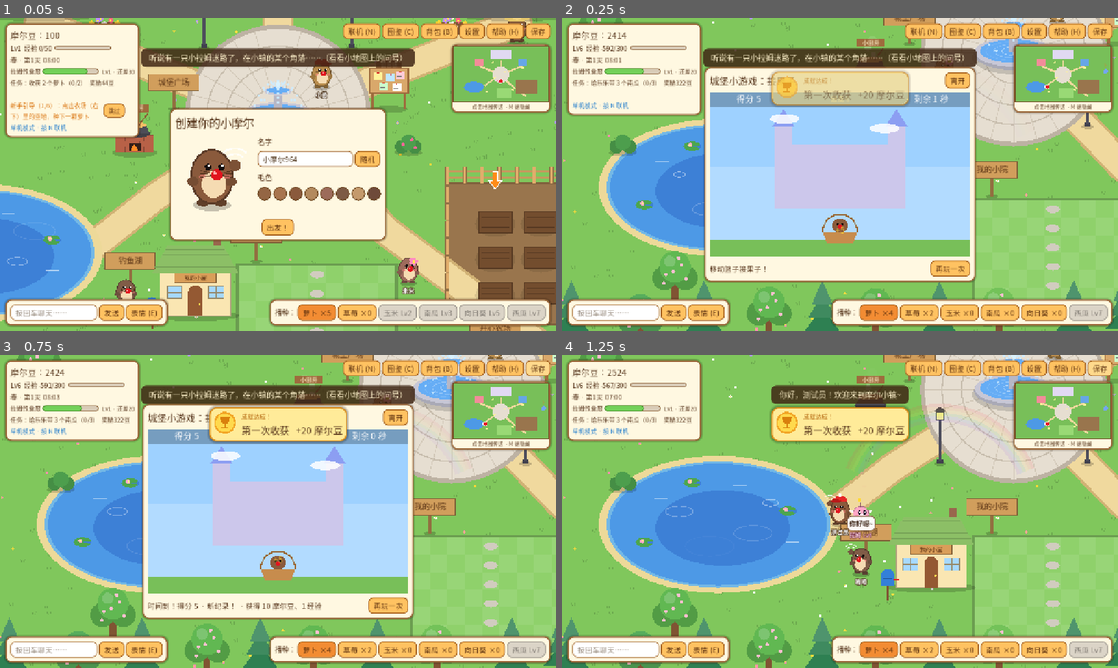
Above: before the commit, frames 1-4 (two rows, left to right).
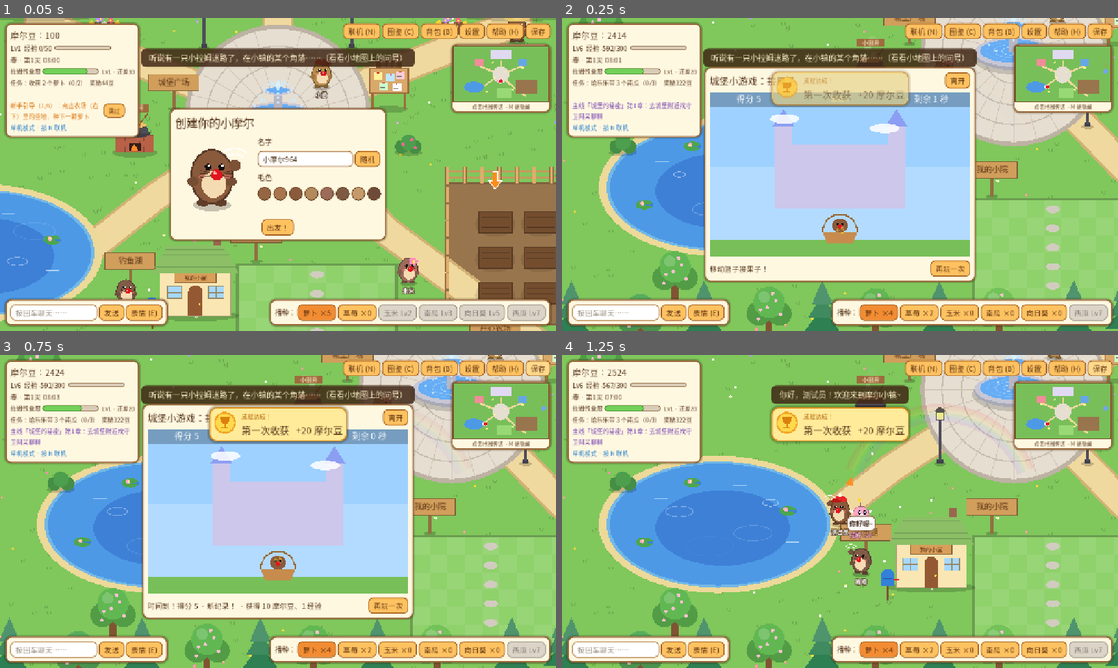
Above: after the commit, the same moments.

Repository: wangchaozhi/mole-town
Game: Godot game, scene res://tests/smoke_test.tscn
Same seed, same stepped clock (60 frames per second), same inputs: the game is played once before the commit and once after it. This scene is started directly instead of the project's main scene.
Inputs:
- Up to frame 1 (0.05 s): no input
- Up to frame 2 (0.25 s): no input
- Up to frame 3 (0.75 s): click "保存" at 0.5 s
- Up to frame 4 (1.25 s): no input

Frame 1 is identical in both runs. In frame 2, 2.3% of the frame differs, in the area x 0-26%, y 26-39%; in frame 3, 2.2%; in frame 4, 2.2%.

Commit message:
新增主线剧情「城堡的秘密」
- 新手引导完成并升到 2 级后开始，共 6 章：找守卫阿呆 → 在湖里钓 3 次（钓出国王的旧钥匙）→ 交给国王 → 做一道菜 → 送给国王听故事 → 晚上 9 点后去湖边
- 每章推进时弹出剧情对话（和 NPC 说话时剧情对话代替平常的对话），状态栏显示章节和进度，引导箭头指向目标（城堡大厅里也会指向国王）
- 完成奖励：专属帽子「星星发卡」（代码绘制，商店不卖）、300 摩尔豆、100 经验、成就「城堡的秘密」
- 「时尚达人」只统计商店里的帽子；剧情进度随存档保存；冒烟测试加入剧情检查

Co-Authored-By: Claude Opus 5.5 <noreply@anthropic.com>

Diff:
--- a/scripts/game_state.gd
+++ b/scripts/game_state.gd
@@ -42,6 +42,7 @@
 	"flower": {"name": "小花发卡", "price": 150},
 	"crown": {"name": "小王冠", "price": 500, "level": 6},
 	"wizard": {"name": "魔法帽", "price": 800, "level": 8},
+	"star_pin": {"name": "星星发卡", "price": 0, "level": 1, "shop": false},  # 主线剧情奖励
 }
 
 const LAHM_FRUIT_PRICE := 15
@@ -130,6 +131,7 @@
 		minutes -= DAY_MINUTES
 		_start_new_day()
 	lahm_hunger = maxf(0.0, lahm_hunger - delta * (0.2 if lahm_level >= 2 else 0.25))
+	_maybe_start_story()
 	_update_weather(delta)
 
 
@@ -303,7 +305,7 @@
 	var data := {
 		"beans": beans, "inventory": inventory, "selected_seed": selected_seed,
 		"hat": hat, "owned_hats": owned_hats, "rod_level": rod_level, "has_sprinkler": has_sprinkler, "has_greenhouse": has_g …(200 unchanged characters)…
-		"day": day, "minutes": minutes, "quest": quest, "quests_done": quests_done, "help_today": help_today, "tutorial_step": tutorial_step, "weekly_week": weekly_week, "weekly_base" …(396 unchanged characters)…
+		"day": day, "minutes": minutes, "quest": quest, "quests_done": quests_done, "help_today": help_today, "tutorial_step": tutorial_step, "story_step": story_step, "story_count": story_count, "weekly_week": weekly_week, "weekly_base" …(396 unchanged characters)…
 		"player_name": player_name, "body_color": body_color,
 		"plots": plots, "home": home, "board": board, "mail": mail, "npc_affinity": npc_affinity, "npc_gift_day": npc_gift_day, "saved_at": Time.get_unix_time_from_system(),
 	}
@@ -345,6 +347,8 @@
 	quests_done = int(data.get("quests_done", 0))
 	help_today = int(data.get("help_today", 0))
 	tutorial_step = int(data.get("tutorial_step", -1))
+	story_step = int(data.get("story_step", -2))
+	story_count = int(data.get("story_count", 0))
 	weekly_week = int(data.get("weekly_week", -1))
 	weekly_base = int(data.get("weekly_base", 0))
 	weekly_claimed = bool(data.get("weekly_claimed", false))
@@ -535,6 +539,8 @@
 	board = []
 	tutorial_step = 0
 	mail = []
+	story_step = -2
+	story_count = 0
 	achievements = []
 	raining = false
 	weather_timer = 60.0
@@ -566,6 +572,7 @@
 	{"id": "catcher", "name": "接果子高手", "desc": "在接果子小游戏里拿到 40 分", "stat": "best_catch", "target": 40, "reward": 150},
 	{"id": "lucky", "name": "幸运儿", "desc": "钓鱼时钓到一个宝箱", "stat": "treasures", "target": 1, "reward": 100},
 	{"id": "stargazer", "name": "追星的小摩尔", "desc": "对着流星许 5 个愿望", "stat": "wishes", "target": 5, "reward": 120},
+	{"id": "story", "name": "城堡的秘密", "desc": "完成主线剧情", "stat": "story_done", "target": 1, "reward": 200},
 	{"id": "chef", "name": "小厨神", "desc": "累计做 20 道菜", "stat": "cook_total", "target": 20, "reward": 200},
 	{"id": "all_dishes", "name": "美食家", "desc": "每道菜都做过", "stat": "dish_kinds", "target": 7, "reward": 250},
 ]
@@ -621,7 +628,7 @@
 				best = maxi(best, int(npc_affinity[k]))
 			return best
 		"hats":
-			return owned_hats.size() - 1
+			return owned_hats.filter(func(h): return h != "none" and HATS.has(h) and HATS[h].get("shop", true)).size()
 		"crop_kinds":
 			var k := 0
 			for c in CROPS:
@@ -1017,6 +1024,7 @@
 		remove_item(k, int(needs[k]))
 	add_item(dish)
 	record("cook", dish)
+	story_event("cook")
 	report("cook", dish)
 	add_exp(int(DISHES[dish]["exp"]))
 	return true
@@ -1345,3 +1353,78 @@
 	has_greenhouse = true
 	tools_changed.emit()
 	return true
+
+
+# ---------- 主线剧情「城堡的秘密」 ----------
+
+const STORY := [
+	{"text": "去城堡附近找守卫阿呆聊聊", "event": "talk_阿呆", "target": "adai",
+		"beat": ["阿呆", "嘿嘿，告诉你一个秘密：国王最近总是愁眉苦脸的，好像丢了什么重要的东西……听说他前几天在钓鱼湖边散过步。"]},
+	{"text": "在钓鱼湖钓 3 次鱼，找找国王丢的东西", "event": "fish", "count": 3, "target": "pond",
+		"beat": ["钓鱼湖", "鱼线猛地一沉——钓上来一把生锈的旧钥匙！上面刻着城堡的徽章。"]},
+	{"text": "把旧钥匙交给城堡大厅里的摩尔国王", "event": "talk_摩尔国王", "target": "castle",
+		"beat": ["摩尔国王", "这是……城堡地下室的钥匙！太谢谢你了。不过我饿得讲不动故事了，能给我做一道菜吗？"]},
+	{"text": "去广场的小厨房做一道菜", "event": "cook", "target": "stove",
+		"beat": ["小厨房", "香喷喷的菜做好了，快趁热送去给国王吧！"]},
+	{"text": "把做好的菜送给摩尔国王", "event": "talk_摩尔国王", "target": "castle",
+		"beat": ["摩尔国王", "真好吃！那我告诉你吧：很久以前，守护小镇的星星落进了钓鱼湖。只有在夜里，湖面才会映出它的光……晚上 9 点以后去湖边看看吧。"]},
+	{"text": "晚上 9 点以后去钓鱼湖边看看", "event": "night_pond", "target": "pond",
+		"beat": ["钓鱼湖", "湖面闪闪发光，一颗小星星从水里慢慢浮了上来，轻轻落在你的头上——变成了一枚星星发卡！"]},
+]
+
+signal story_changed
+signal story_beat(title: String, text: String)
+
+var story_step := -2  # -2 还没开始，0~5 进行中，-1 已完成
+var story_count := 0
+
+
+func story_active() -> bool:
+	return story_step >= 0 and story_step < STORY.size()
+
+
+## 新手引导完成并且升到 2 级后，主线自动开始
+func _maybe_start_story() -> void:
+	if story_step == -2 and not tutorial_active() and player_level >= 2:
+		story_step = 0
+		story_count = 0
+		toast.emit("新的故事开始了：「城堡的秘密」（看左上角）")
+		story_changed.emit()
+
+
+func story_text() -> String:
+	if not story_active():
+		return ""
+	var s: Dictionary = STORY[story_step]
+	var extra := "（%d/%d）" % [story_count, int(s["count"])] if s.has("count") else ""
+	return "主线「城堡的秘密」第%d章：%s%s" % [story_step + 1, s["text"], extra]
+
+
+## 剧情事件；推进了剧情（显示了剧情对话）时返回 true
+func story_event(ev: String) -> bool:
+	if not story_active():
+		return false
+	var s: Dictionary = STORY[story_step]
+	if s["event"] != ev:
+		return false
+	if s.has("count"):
+		story_count += 1
+		if story_count < int(s["count"]):
+			story_changed.emit()
+			return false
+	story_beat.emit(s["beat"][0], s["beat"][1])
+	story_step += 1
+	story_count = 0
+	if story_step >= STORY.size():
+		story_step = -1
+		if not "star_pin" in owned_hats:
+			owned_hats.append("star_pin")
+		hat = "star_pin"
+		hat_changed.emit()
+		add_beans(300)
+		add_exp(100)
+		stats["story_done"] = 1
+		toast.emit("主线「城堡的秘密」完成！获得星星发卡、300 摩尔豆和 100 经验")
+		check_achievements()
+	story_changed.emit()
+	return true
--- a/scripts/mole.gd
+++ b/scripts/mole.gd
@@ -247,6 +247,14 @@
 			draw_colored_polygon(PackedVector2Array([b + Vector2(-13, 0), b + Vector2(13, 0), b + Vector2(facing * 10.0, -34)]), Color(0.45, 0.25, 0.75))
 			for sp in [Vector2(-4, -8), Vector2(4, -18), Vector2(-1, -26)]:
 				draw_circle(b + sp + Vector2(facing * sp.y * -0.2, 0), 2.0, Color(1, 0.9, 0.3))
+		"star_pin":
+			var sc := b + Vector2(12, 2)
+			var star := PackedVector2Array()
+			for i in 10:
+				var a := -PI / 2.0 + TAU * i / 10.0
+				star.append(sc + Vector2(cos(a), sin(a)) * (8.0 if i % 2 == 0 else 3.5))
+			draw_colored_polygon(star, Color(1, 0.88, 0.2))
+			draw_circle(sc, 2.0, Color(1, 1, 0.8))
 		"crown":
 			var pts := PackedVector2Array([b + Vector2(-13, 2), b + Vector2(13, 2), b + Vector2(14, -14),
 				b + Vector2(7, -6), b + Vector2(0, -17), b + Vector2(-7, -6), b + Vector2(-14, -14)])
--- a/scripts/npc.gd
+++ b/scripts/npc.gd
@@ -88,4 +88,7 @@
 		facing = signf(dx)
 	if sleeping:
 		say("唔……好困……谁呀？")
+	if GameState.story_event("talk_" + display_name):
+		play_emote("happy")
+		return  # 剧情对话代替平常的对话
 	get_tree().call_group("ui", "on_npc_interact", self)
--- a/scripts/pond.gd
+++ b/scripts/pond.gd
@@ -39,6 +39,8 @@
 
 
 func interact(_pl) -> void:
+	if GameState.minutes >= 21.0 * 60.0 or GameState.minutes < 5.0 * 60.0:
+		GameState.story_event("night_pond")
 	get_tree().call_group("ui", "start_fishing", position)
 
 
--- a/scripts/tutorial_arrow.gd
+++ b/scripts/tutorial_arrow.gd
@@ -11,13 +11,18 @@
 
 func _process(delta: float) -> void:
 	t += delta
-	visible = GameState.tutorial_active() and main != null and not main.inside
+	var on := GameState.tutorial_active() or GameState.story_active()
+	visible = on and main != null and (not main.inside or (main.room == "castle" and _story_key() == "castle"))
 	if visible:
 		queue_redraw()
 
 
+func _story_key() -> String:
+	return GameState.STORY[GameState.story_step]["target"] if not GameState.tutorial_active() and GameState.story_active() else ""
+
+
 func target_position() -> Vector2:
-	var key: String = GameState.TUTORIAL[GameState.tutorial_step]["target"]
+	var key: String = GameState.TUTORIAL[GameState.tutorial_step]["target"] if GameState.tutorial_active() else _story_key()
 	match key:
 		"farm":
 			# 优先指向第一块空地（第一步）或者刚种下的作物（第二步）
@@ -31,6 +36,16 @@
 			for n in get_tree().get_nodes_in_group("npcs"):
 				if (key == "shop" and n.role == "shop") or (key == "lele" and n.role == "lele"):
 					return n.position
+		"adai", "castle":
+			for n in get_tree().get_nodes_in_group("npcs"):
+				if (key == "adai" and n.display_name == "阿呆") or (key == "castle" and n.role == "king" and main.inside):
+					return n.position
+			if key == "castle":
+				return Vector2(1200, 330)
+		"stove":
+			var st = get_tree().get_first_node_in_group("stove")
+			if st != null:
+				return st.position
 		"lahm":
 			var lahm = get_tree().get_first_node_in_group("my_lahm")
 			if lahm != null:
--- a/scripts/ui.gd
+++ b/scripts/ui.gd
@@ -27,6 +27,7 @@
 var fest_label: Label
 var tut_box: HBoxContainer
 var tut_label: Label
+var story_label: Label
 var level_label: Label
 var exp_bar: ProgressBar
 var seed_buttons := {}
@@ -245,8 +246,17 @@
 	skip.size_flags_vertical = Control.SIZE_SHRINK_CENTER
 	tut_box.add_child(skip)
 	v.add_child(tut_box)
+	story_label = _label("", 14)
+	story_label.add_theme_color_override("font_color", Color(0.45, 0.25, 0.7))
+	story_label.custom_minimum_size = Vector2(260, 0)
+	story_label.autowrap_mode = TextServer.AUTOWRAP_ARBITRARY
+	v.add_child(story_label)
+	GameState.story_changed.connect(_refresh_story)
+	GameState.story_beat.connect(func(title, text): show_dialog(title, text, [["继续", _noop]]))
 	GameState.tutorial_changed.connect(_refresh_tutorial)
 	_refresh_tutorial()
+	_refresh_story()
+	GameState.tutorial_changed.connect(_refresh_story)
 	online_label = _label("", 14)
 	online_label.add_theme_color_override("font_color", Color(0.15, 0.5, 0.8))
 	v.add_child(online_label)
@@ -931,6 +941,7 @@
 		_fish_end("拉得太早了，鱼被吓跑了！")
 	elif fish_phase == 1:
 		if fish_marker >= fish_zone.x and fish_marker <= fish_zone.x + fish_zone.y:
+			GameState.story_event("fish")
 			var lucky := randf()
 			if lucky < 0.03:
 				_fish_treasure()
@@ -1287,3 +1298,8 @@
 		badge.visible = false
 		badge_busy = false
 		_next_badge())
+
+
+func _refresh_story() -> void:
+	story_label.text = GameState.story_text()
+	story_label.visible = story_label.text != "" and not GameState.tutorial_active()
--- a/scripts/ui_shop.gd
+++ b/scripts/ui_shop.gd
@@ -111,6 +111,8 @@
 			for id in GameState.HATS:
 				var h: Dictionary = GameState.HATS[id]
 				var owned: bool = id in GameState.owned_hats
+				if not h.get("shop", true) and not owned:
+					continue  # 剧情奖励的帽子不在商店卖
 				var wearing: bool = GameState.hat == id
 				var label := "%s%s" % [h["name"], "" if owned else "   %d豆" % h["price"]]
 				if wearing:
--- a/tests/smoke_test.gd
+++ b/tests/smoke_test.gd
@@ -348,6 +348,15 @@
 	await get_tree().create_timer(1.5).timeout
 	check(get_tree().get_nodes_in_group("lost_lahm").is_empty() and GameState.affinity("乐乐") == aff0 + 10, "把小拉姆送回乐乐那里")
 
+	print("[主线剧情]")
+	GameState.story_step = 0
+	GameState.story_count = 0
+	for story_ev in ["talk_阿呆", "fish", "fish", "fish", "talk_摩尔国王", "cook", "talk_摩尔国王", "night_pond"]:
+		GameState.story_event(story_ev)
+	check(GameState.story_step == -1 and "star_pin" in GameState.owned_hats and "story" in GameState.achievements, "主线剧情走完：拿到星星发卡和成就")
+	check(not GameState.story_event("fish"), "剧情完成后不再响应剧情事件")
+	ui._close_all()
+
 	print("[界面大小]")
 	ui.set_ui_scale(1.3)
 	var vs: Vector2 = get_viewport().get_visible_rect().size
Not shown, changed: README.md
Not shown, changed: ROADMAP.md
